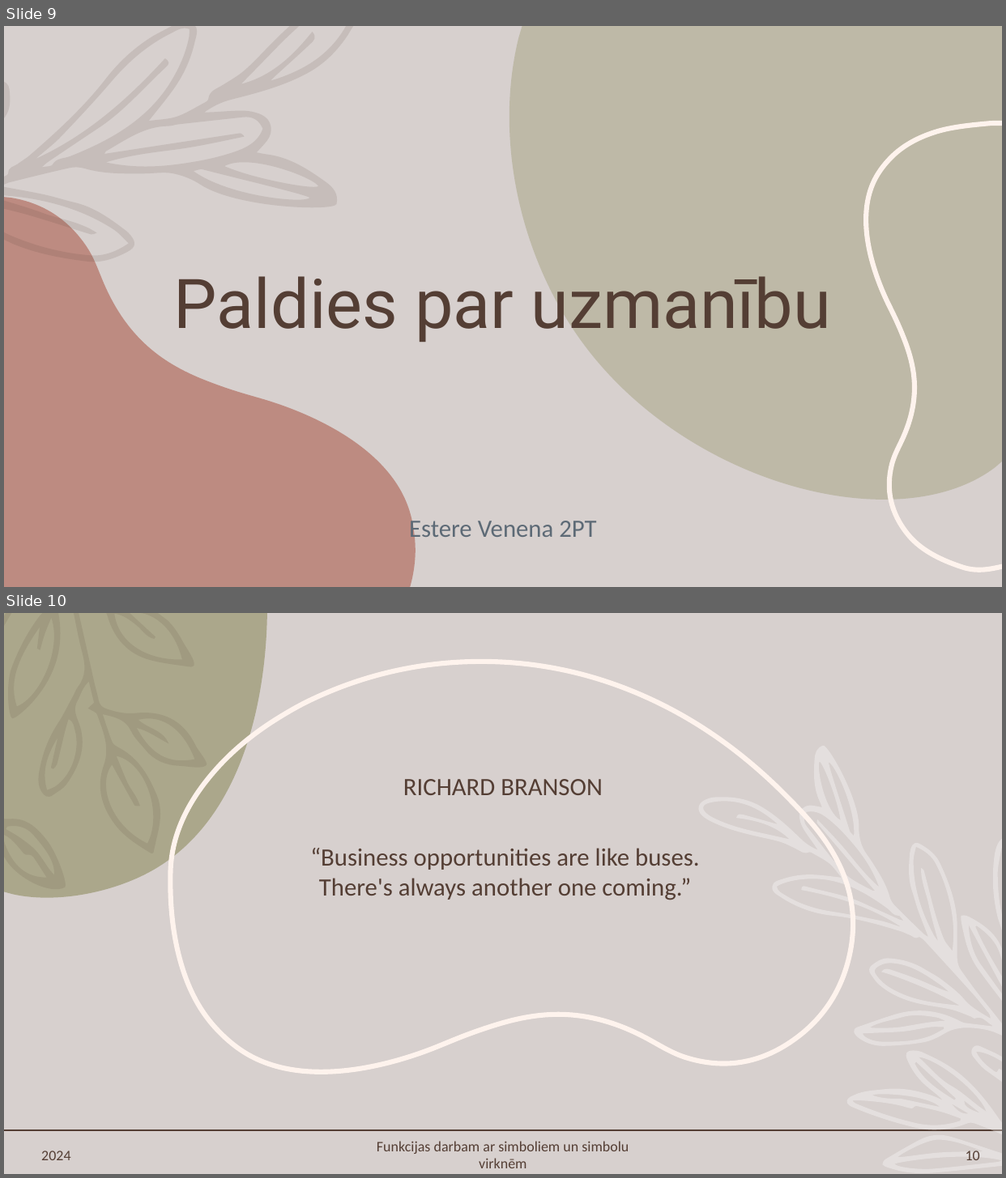
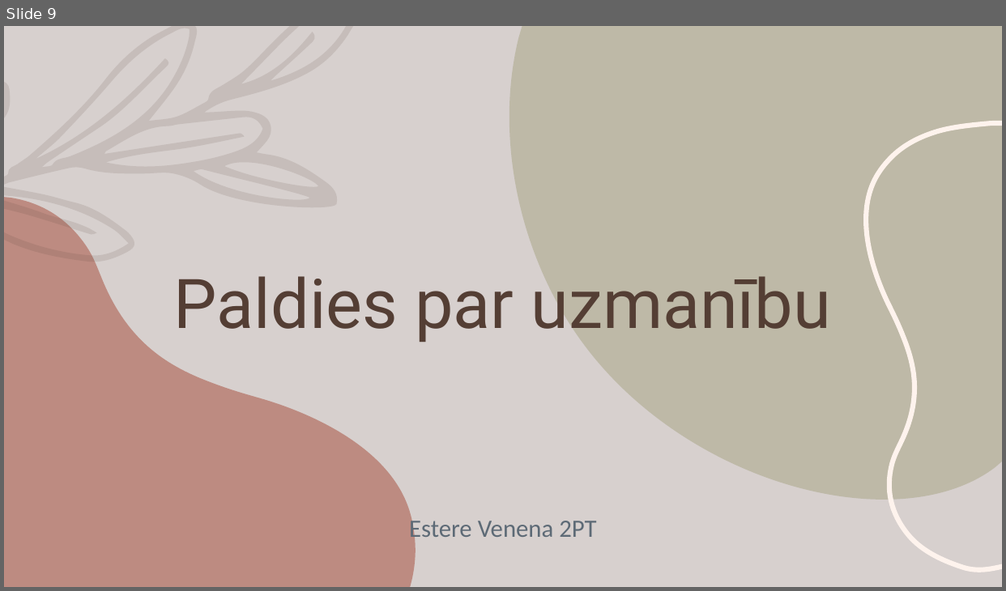
Before and after one commit to EstereVenena/Eksamens, a slide deck: Mācību materiāls.pptx. Shown one above the other, each under a label of ours: slides 9 and 10 before the commit, slide 9 after it. The pictures are 1006x1178 and 1006x591 pixels, drawn with LibreOffice and Linux fonts; fonts in the diff are those of the drawing; background and template pictures are left out. Boxes give left, top, right and bottom in pixels: in the first picture for what was removed or moved away, otherwise in the second. Text is boxed around its words. In the diff, an @@ line names an element or a change of style, - is before the commit and + after.

```diff
--- a/Mācību materiāls.pptx
+++ b/Mācību materiāls.pptx
@@ slide 10 removed at [4,613,1002,1174], background #D7D0CE @@
@@ freeform shape removed at [4,613,267,898] @@
@@ freeform shape removed at [4,613,206,889] @@
@@ freeform shape removed at [170,662,853,1072] @@
@@ freeform shape removed at [699,746,1002,1174] @@
@@ title removed at [403,779,603,795] @@
-RICHARD BRANSON
@@ text removed at [310,848,700,901] @@
-“Business opportunities are like buses.
-There's always another one coming.”
@@ line removed from (4, 1131) to (1002, 1131) @@
@@ text removed at [377,1141,629,1169] @@
-Funkcijas darbam ar simboliem un simbolu virknēm
@@ text removed at [41,1151,70,1161] @@
-2024
@@ page number removed at [965,1151,980,1161] @@
-10
```
Also in this commit, not shown: 1 slide changed, 3 other slides removed.
